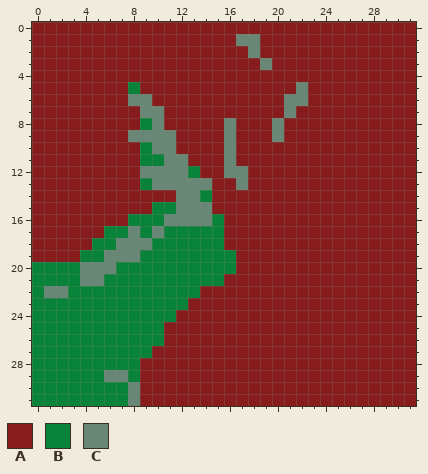
Edited in one commit: pixel-art sprite (Assets/Sprites/Character/Traits/22. Quickshot.png). Above: the version before the commit.
The file is 32x32 pixels.
Palette (. is transparent): A #871c1c  B #09833a  C #698775
New version:
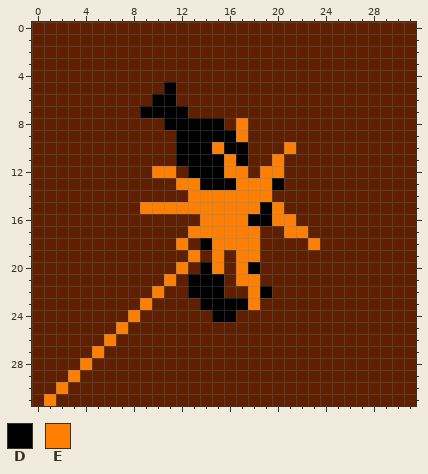
Colours new in this view: D #000000  E #ff7f00
The edit:
{"colour":"A","old":"#871c1c","new":"#602000"}
{"y":1,"x":17,"old":"CC","new":"AA"}
{"y":2,"x":18,"old":"C","new":"A"}
{"y":3,"x":19,"old":"C","new":"A"}
{"y":5,"x":8,"old":"B","new":"A"}
{"y":5,"x":11,"old":"A","new":"D"}
{"y":5,"x":22,"old":"C","new":"A"}
{"y":6,"x":8,"old":"CCAA","new":"AADD"}
{"y":6,"x":21,"old":"CC","new":"AA"}
{"y":7,"x":9,"old":"CCAA","new":"DDDD"}
{"y":7,"x":21,"old":"C","new":"A"}
{"y":8,"x":9,"old":"BCAAAAACA","new":"AADDDDDAE"}
{"y":8,"x":20,"old":"C","new":"A"}
{"y":9,"x":8,"old":"CCCCAAAACA","new":"AAAADDDDDE"}
{"y":9,"x":20,"old":"C","new":"A"}
{"y":10,"x":9,"old":"BCCAAAACA","new":"AAADDDEDD"}
{"y":10,"x":21,"old":"A","new":"E"}
{"y":11,"x":9,"old":"BBCCAAACA","new":"AAADDDDED"}
{"y":11,"x":20,"old":"A","new":"E"}
{"y":12,"x":9,"old":"CCCCBAACC","new":"AEEADDDEE"}
{"y":12,"x":19,"old":"AA","new":"EE"}
{"y":13,"x":9,"old":"BCCCCCAACAAA","new":"AAAEEDDDEEED"}
{"y":14,"x":12,"old":"CCBAAAAA","new":"AEEEEEEE"}
{"y":15,"x":9,"old":"ABBCCCAAAAAA","new":"EEEEEEEEEEDE"}
{"y":16,"x":8,"old":"BBBCCCCBAAAAAA","new":"AAAAAAEEEEDDEE"}
{"y":17,"x":6,"old":"BBCBCBBBBBAAA","new":"AAAAAAAEEEEEE"}
{"y":17,"x":21,"old":"AA","new":"EE"}
{"y":18,"x":5,"old":"BBCCCBBBBBBAAA","new":"AAAAAAAEADEEEE"}
{"y":18,"x":23,"old":"A","new":"E"}
{"y":19,"x":4,"old":"BBCCCBBBBBBBBAA","new":"AAAAAAAAAEAEAEE"}
{"y":20,"x":0,"old":"BBBBCCCBBBBBBBBBBAA","new":"AAAAAAAAAAAAEADEAED"}
{"y":21,"x":0,"old":"BBBBCCBBBBBBBBBB","new":"AAAAAAAAAAAEADDD"}
{"y":21,"x":17,"old":"AA","new":"EE"}
{"y":22,"x":0,"old":"BCCBBBBBBBBBBBAA","new":"AAAAAAAAAAEAADDD"}
{"y":22,"x":18,"old":"AA","new":"ED"}
{"y":23,"x":0,"old":"BBBBBBBBBBBBB","new":"AAAAAAAAAEAAA"}
{"y":23,"x":14,"old":"AAAAA","new":"DDDDE"}
{"y":24,"x":0,"old":"BBBBBBBBBBBB","new":"AAAAAAAAEAAA"}
{"y":24,"x":15,"old":"AA","new":"DD"}
{"y":25,"x":0,"old":"BBBBBBBBBBB","new":"AAAAAAAEAAA"}
{"y":26,"x":0,"old":"BBBBBBBBBBB","new":"AAAAAAEAAAA"}
{"y":27,"x":0,"old":"BBBBBBBBBB","new":"AAAAAEAAAA"}
{"y":28,"x":0,"old":"BBBBBBBBB","new":"AAAAEAAAA"}
{"y":29,"x":0,"old":"BBBBBBCCB","new":"AAAEAAAAA"}
{"y":30,"x":0,"old":"BBBBBBBBC","new":"AAEAAAAAA"}
{"y":31,"x":0,"old":"BBBBBBBBC","new":"AEAAAAAAA"}
